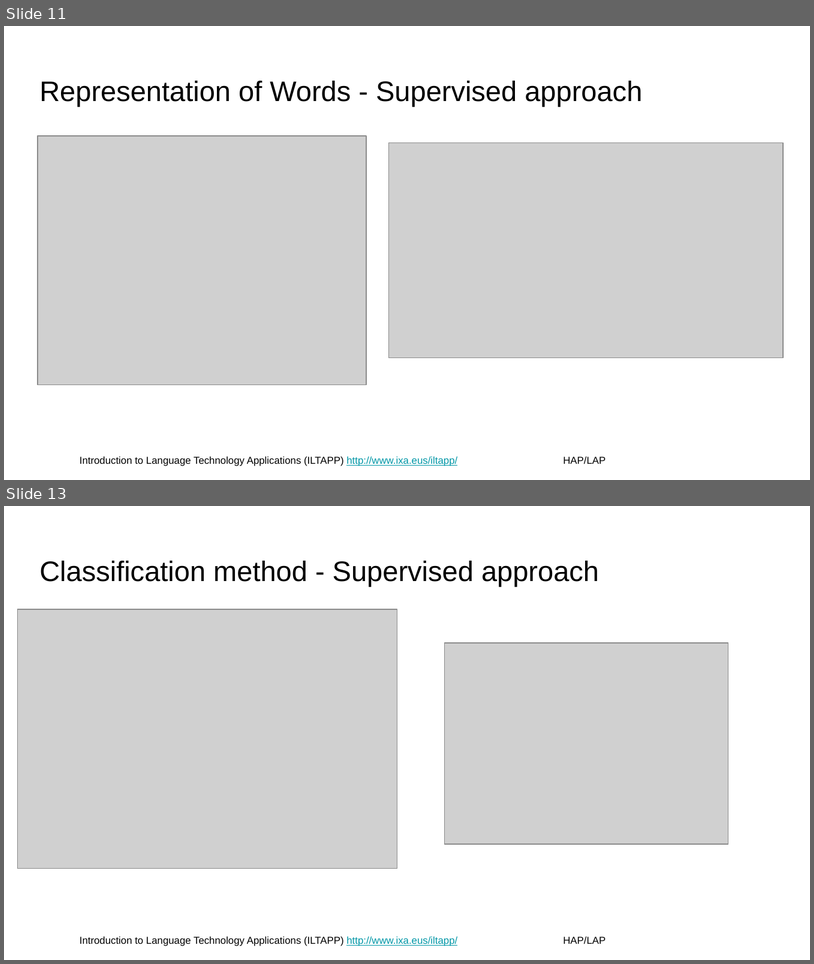
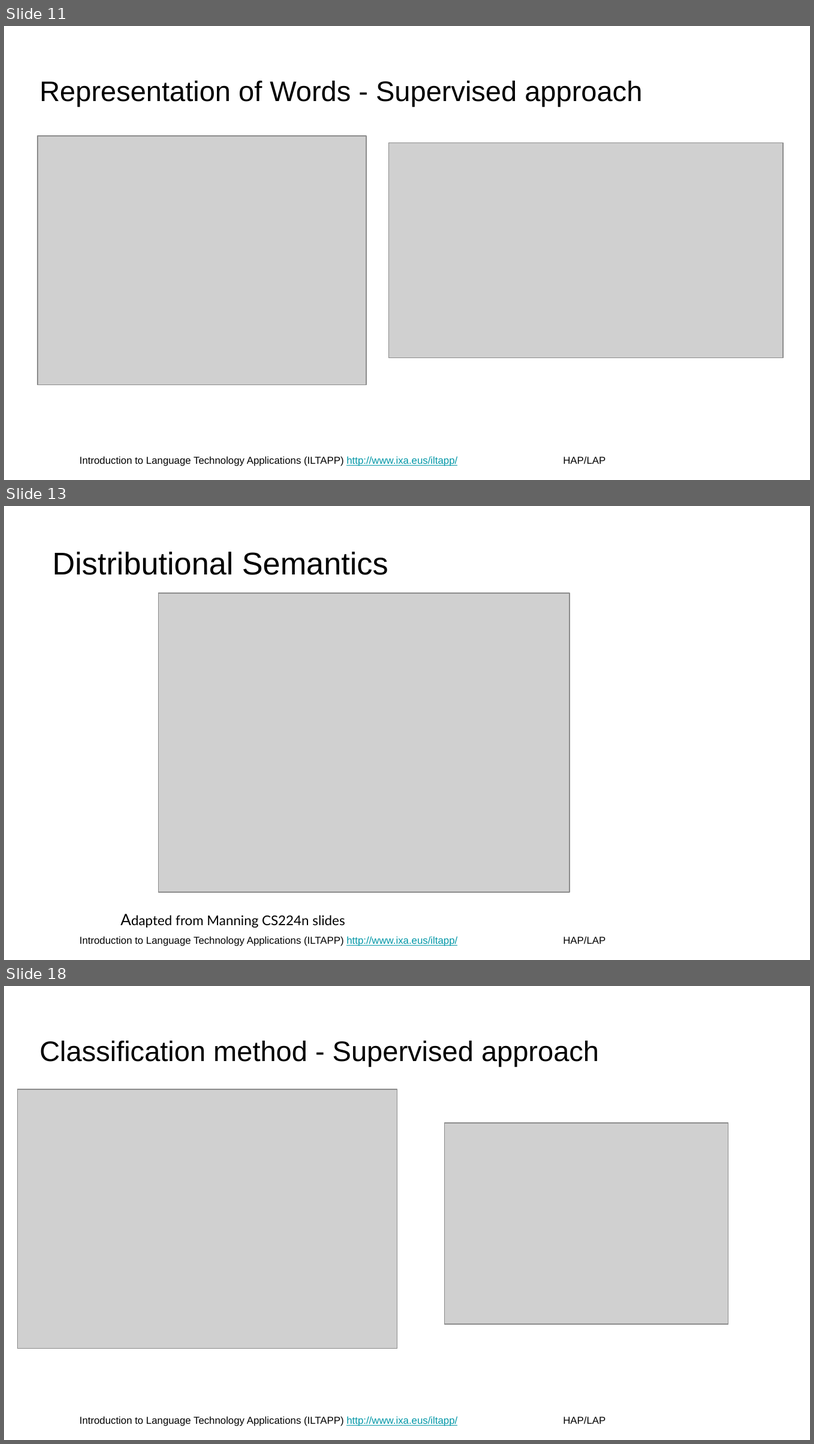
Before and after one commit to juletx/nlp-applications, a slide deck: slides/02-text-classification.pptx. Shown one above the other, each under a label of ours: slides 11 and 13 before the commit, slides 11, 13 and 18 after it; the slides between them are not shown. The pictures are 814x964 and 814x1444 pixels, drawn with LibreOffice and Linux fonts; fonts in the diff are those of the drawing; grey boxes stand for pictures; background and template pictures are left out. Boxes give left, top, right and bottom in pixels: in the first picture for what was removed or moved away, otherwise in the second. Text is boxed around its words. In the diff, an @@ line names an element or a change of style, - is before the commit and + after.

```diff
--- a/slides/02-text-classification.pptx
+++ b/slides/02-text-classification.pptx
@@ slide 13 added at [4, 506, 810, 960], background #FFFFFF; not listed: 1 template element that a slide beside it also shows @@
@@ title added at [53, 552, 389, 575], 28 pt, text #000000 @@
+Distributional Semantics
@@ picture added at [159, 593, 570, 891] @@
@@ text added at [176, 915, 345, 927], 12 pt, text #000000 @@
+Adapted from Manning CS224n slides
@@ what was slide 13 is now slide 18 @@
```
Also in this commit, not shown: 1 slide changed, 7 other slides added, 1 other file.
